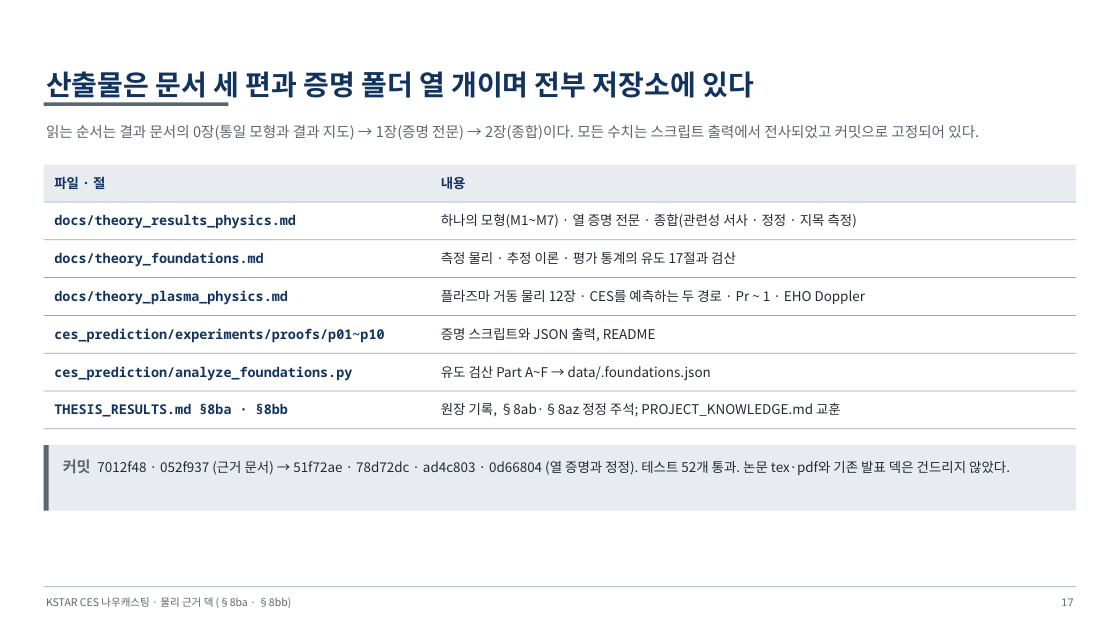
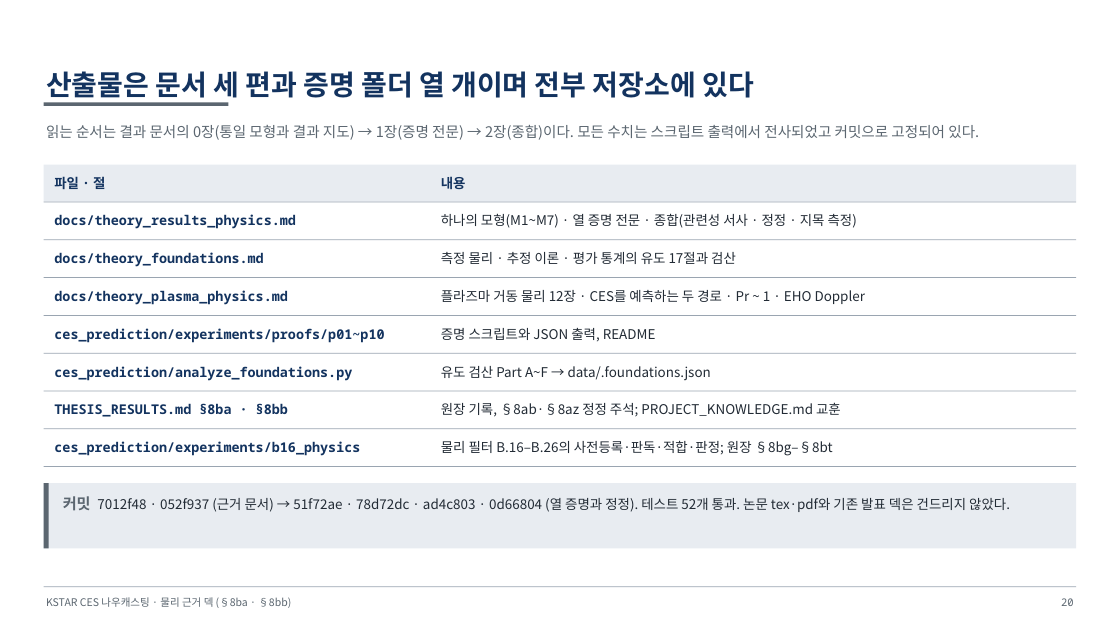
Before and after one commit to iseungsang01/ml-intern-revision, a slide deck: slide 25 of docs/presentation/KSTAR_CES_물리근거.pptx (slide 21 before the commit). Drawn at 1120x630 pixels with LibreOffice and Linux fonts; fonts in the diff are those of the drawing. Boxes give left, top, right and bottom in pixels: in the first picture for what was removed or moved away, otherwise in the second. Text is boxed around its words. In the diff, an @@ line names an element or a change of style, - is before the commit and + after.

Commit message:
Physics deck: add section 04 (physics filter, B.16-B.26) before the closing slide -- how the measurement model was found and the three single-output attempts with their B.25 mechanisms, the dual-readout table (tab:dual), and the V_rot photon floor (B.23 lambda, B.24 sigma_n/nu, B.26 sqrt 2 ratio, independence, posterior median) with the per-exposure fit uncertainty request; card 3 of the summary and the P02 row no longer cite the OU median bound as the floor; artifacts table lists b16_physics; 25 slides, check_deck_rules 15/15 pass

```diff
--- a/docs/presentation/KSTAR_CES_물리근거.pptx
+++ b/docs/presentation/KSTAR_CES_물리근거.pptx
@@ text added at [54, 441, 360, 456], 11.5 pt, text #13335F, bold @@
+ces_prediction/experiments/b16_physics
@@ text added at [441, 440, 833, 456], 11.5 pt, text #222B35 @@
+물리 필터 B.16–B.26의 사전등록·판독·적합·판정; 원장 §8bg–§8bt
@@ rectangle added at [44, 466, 1076, 467], fill #9AA5B1 @@
@@ 2 rectangles, 1 text: place and size @@
-2 rectangles, 1 text at [44, 445, 1076, 511]
+2 rectangles, 1 text at [44, 483, 1076, 549]
@@ text at [1061, 598, 1074, 606]: text changed @@
-17
+20
```
Also in this commit, not shown: 2 other slides changed, 4 slides added, 2 other files.
